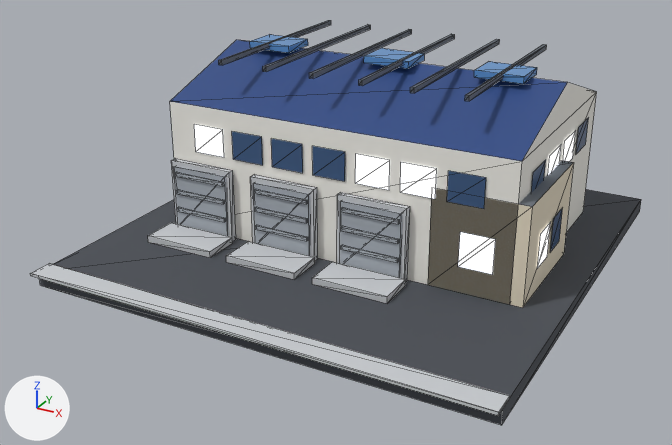
Two versions of the glTF model public/models/v2/36_lod1.glb, one commit apart.
Before and after are seen from a 50 mm lens placed at (0.829, -1.641, 0.858), pointed at (-0.027, -0.086, 0.081). The lights are fixed; the arrows at lower left show +X, +Y and +Z. The picture after the commit comes second. Mesh edges are drawn as thin lines. Vertices at exactly the same position are counted once.

Names of what the first picture shows: 'b36_v2_lod1'.
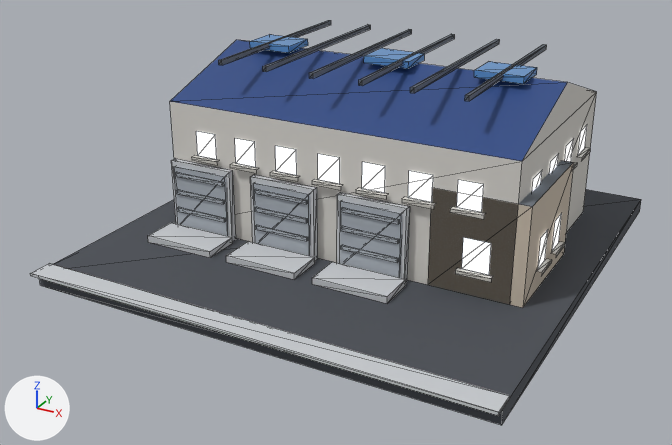
What differs and where, as boxes (x1, y1, x2, y2) in the pictures (672 x 445 px):
'b36_v2_lod1', surface changed, reshaped
    both: (30, 20, 641, 425)
part 1 of me_b36_v2_lod1, rebuilt (29% narrower, 16% shorter)
    before: (576, 118, 589, 154)
    after: (578, 125, 587, 155)
part 2 of me_b36_v2_lod1, rebuilt (21% narrower, 13% shorter)
    before: (550, 208, 563, 252)
    after: (552, 213, 562, 251)
part 3 of me_b36_v2_lod1, rebuilt (29% narrower, 9% shorter)
    before: (194, 125, 224, 157)
    after: (196, 131, 217, 160)
part 4 of me_b36_v2_lod1, rebuilt (33% narrower, 14% shorter)
    before: (355, 154, 390, 190)
    after: (362, 162, 385, 193)
part 5 of me_b36_v2_lod1, rebuilt (32% narrower, 16% shorter)
    before: (400, 162, 437, 199)
    after: (408, 171, 433, 202)
part 6 of me_b36_v2_lod1, rebuilt
    before: (548, 145, 561, 175)
    after: (549, 153, 559, 174)
part 7 of me_b36_v2_lod1, rebuilt
    before: (563, 130, 576, 162)
    after: (565, 138, 574, 162)
part 8 of me_b36_v2_lod1, rebuilt (23% narrower, 11% shorter)
    before: (458, 232, 496, 275)
    after: (462, 237, 491, 275)
part 9 of me_b36_v2_lod1, rebuilt (21% narrower, 17% shorter)
    before: (537, 223, 550, 269)
    after: (538, 230, 548, 268)
part 10 of me_b36_v2_lod1, rebuilt (31% narrower, 14% shorter)
    before: (232, 131, 263, 165)
    after: (235, 138, 256, 167)
part 11 of me_b36_v2_lod1, rebuilt (30% narrower, 11% shorter)
    before: (271, 139, 303, 173)
    after: (275, 146, 297, 176)
part 12 of me_b36_v2_lod1, rebuilt (32% narrower, 14% shorter)
    before: (312, 146, 345, 181)
    after: (318, 154, 340, 184)
part 13 of me_b36_v2_lod1, rebuilt (30% narrower, 15% shorter)
    before: (447, 171, 486, 209)
    after: (457, 180, 484, 212)
part 14 of me_b36_v2_lod1, rebuilt
    before: (531, 160, 546, 193)
    after: (532, 170, 542, 192)
part 15 of me_b36_v2_lod1, added
    after: (191, 148, 590, 282)

Diff of the bpy script that builds the scene:
```diff
--- a/public/models/v2/36_lod1.glb.py
+++ b/public/models/v2/36_lod1.glb.py
@@ mat_wall_white @@
 n2 = _N.new('ShaderNodeMix'); n2.name = 'Mix'
 n2.inputs[0].default_value = 1.0  # 'Factor'
-n2.inputs[7].default_value = (0.896, 0.88, 0.823, 1.0)  # 'B', white #f3f1ea
+n2.inputs[7].default_value = (0.68, 0.658, 0.617, 1.0)  # 'B', light grey #d7d4ce
 n3 = _N.new('ShaderNodeVertexColor'); n3.name = 'Color Attribute'
@@ mat_wall_cream @@
 n2 = _N.new('ShaderNodeMix'); n2.name = 'Mix'
 n2.inputs[0].default_value = 1.0  # 'Factor'
-n2.inputs[7].default_value = (0.823, 0.738, 0.578, 1.0)  # 'B', pale yellow #eadfc8
+n2.inputs[7].default_value = (0.604, 0.521, 0.423, 1.0)  # 'B', light grey #ccbfae
 n3 = _N.new('ShaderNodeVertexColor'); n3.name = 'Color Attribute'
@@ mat_glow_window_res @@
+mat_glow_window_res = bpy.data.materials.new('glow_window_res')
+# nodes: BsdfPrincipled, Mix, OutputMaterial, VertexColor
+# colours: blue #3d5a82, mixed with the vertex colours
@@ mat_white @@
+mat_white = bpy.data.materials.new('white')
+# nodes: BsdfPrincipled, Mix, OutputMaterial, VertexColor
+# colours: light grey #cecbc4, mixed with the vertex colours
@@ me_b36_v2_lod1 @@
-me_b36_v2_lod1.from_pydata(...)  # 350 vertices, 366 faces; spans x -0.48..0.48, y -0.5..0.48, z 0.0..0.405
+me_b36_v2_lod1.from_pydata(...)  # 500 vertices, 466 faces; spans x -0.48..0.48, y -0.5..0.48, z 0.0..0.405
+# me_b36_v2_lod1 part 1: the loose piece of 4 vertices spanning x 0.383, y 0.202..0.278, z 0.21..0.27 is rebuilt with 4 vertices and now spans x 0.383, y 0.221..0.273, z 0.202..0.256, in mat_glow_window_res
+# me_b36_v2_lod1 part 2: the loose piece of 4 vertices spanning x 0.408, y -0.02..0.04, z 0.084..0.156 is rebuilt with 4 vertices and now spans x 0.408, y -0.008..0.037, z 0.081..0.146, in mat_glow_window_res
+# me_b36_v2_lod1 part 3: the loose piece of 4 vertices spanning x -0.319..-0.247, y -0.163, z 0.21..0.27 is rebuilt with 4 vertices and now spans x -0.315..-0.266, y -0.163, z 0.202..0.256, in mat_glow_window_res
+# me_b36_v2_lod1 part 4: the loose piece of 4 vertices spanning x 0.058..0.13, y -0.163, z 0.21..0.27 is rebuilt with 4 vertices and now spans x 0.073..0.121, y -0.163, z 0.202..0.256, in mat_glow_window_res
+# me_b36_v2_lod1 part 5: the loose piece of 4 vertices spanning x 0.153..0.224, y -0.163, z 0.21..0.27 is rebuilt with 4 vertices and now spans x 0.169..0.218, y -0.163, z 0.202..0.256, in mat_glow_window_res
+# me_b36_v2_lod1 part 6: the loose piece of 4 vertices spanning x 0.383, y 0.002..0.078, z 0.21..0.27 is rebuilt with 4 vertices and now spans x 0.383, y 0.012..0.064, z 0.202..0.256, in mat_glow_window_res
+# me_b36_v2_lod1 part 7: the loose piece of 4 vertices spanning x 0.383, y 0.102..0.178, z 0.21..0.27 is rebuilt with 4 vertices and now spans x 0.383, y 0.116..0.168, z 0.202..0.256, in mat_glow_window_res
+# me_b36_v2_lod1 part 8: the loose piece of 4 vertices spanning x 0.276..0.344, y -0.163, z 0.084..0.156 is rebuilt with 4 vertices and now spans x 0.283..0.337, y -0.163, z 0.081..0.146, in mat_glow_window_res
+# me_b36_v2_lod1 part 9: the loose piece of 4 vertices spanning x 0.408, y -0.1..-0.04, z 0.084..0.156 is rebuilt with 4 vertices and now spans x 0.408, y -0.097..-0.052, z 0.081..0.146, in mat_glow_window_res
+# me_b36_v2_lod1 part 10: the loose piece of 4 vertices spanning x -0.224..-0.153, y -0.163, z 0.21..0.27 is rebuilt with 4 vertices and now spans x -0.218..-0.169, y -0.163, z 0.202..0.256, in mat_glow_window_res
+# me_b36_v2_lod1 part 11: the loose piece of 4 vertices spanning x -0.13..-0.058, y -0.163, z 0.21..0.27 is rebuilt with 4 vertices and now spans x -0.121..-0.073, y -0.163, z 0.202..0.256, in mat_glow_window_res
+# me_b36_v2_lod1 part 12: the loose piece of 4 vertices spanning x -0.036..0.036, y -0.163, z 0.21..0.27 is rebuilt with 4 vertices and now spans x -0.024..0.024, y -0.163, z 0.202..0.256, in mat_glow_window_res
+# me_b36_v2_lod1 part 13: the loose piece of 4 vertices spanning x 0.247..0.319, y -0.163, z 0.21..0.27 is rebuilt with 4 vertices and now spans x 0.266..0.315, y -0.163, z 0.202..0.256, in mat_glow_window_res
+# me_b36_v2_lod1 part 14: the loose piece of 4 vertices spanning x 0.383, y -0.098..-0.022, z 0.21..0.27 is rebuilt with 4 vertices and now spans x 0.383, y -0.093..-0.041, z 0.202..0.256, in mat_glow_window_res
+# me_b36_v2_lod1 part 15: 150 vertices added at x -0.394..0.419, y -0.174..0.354, z 0.074..0.202
+# other edits to the shape of me_b36_v2_lod1 do not show in these pictures
 me_b36_v2_lod1.materials.append(mat_asphalt)
@@ me_b36_v2_lod1 @@
 me_b36_v2_lod1.materials.append(mat_metal)
-me_b36_v2_lod1.materials.append(mat_glow_window)
-me_b36_v2_lod1.materials.append(mat_glass_dark)
 me_b36_v2_lod1.materials.append(mat_glass_blue)
 me_b36_v2_lod1.materials.append(mat_metal_dark)
+me_b36_v2_lod1.materials.append(mat_glow_window_res)
+me_b36_v2_lod1.materials.append(mat_white)
```
